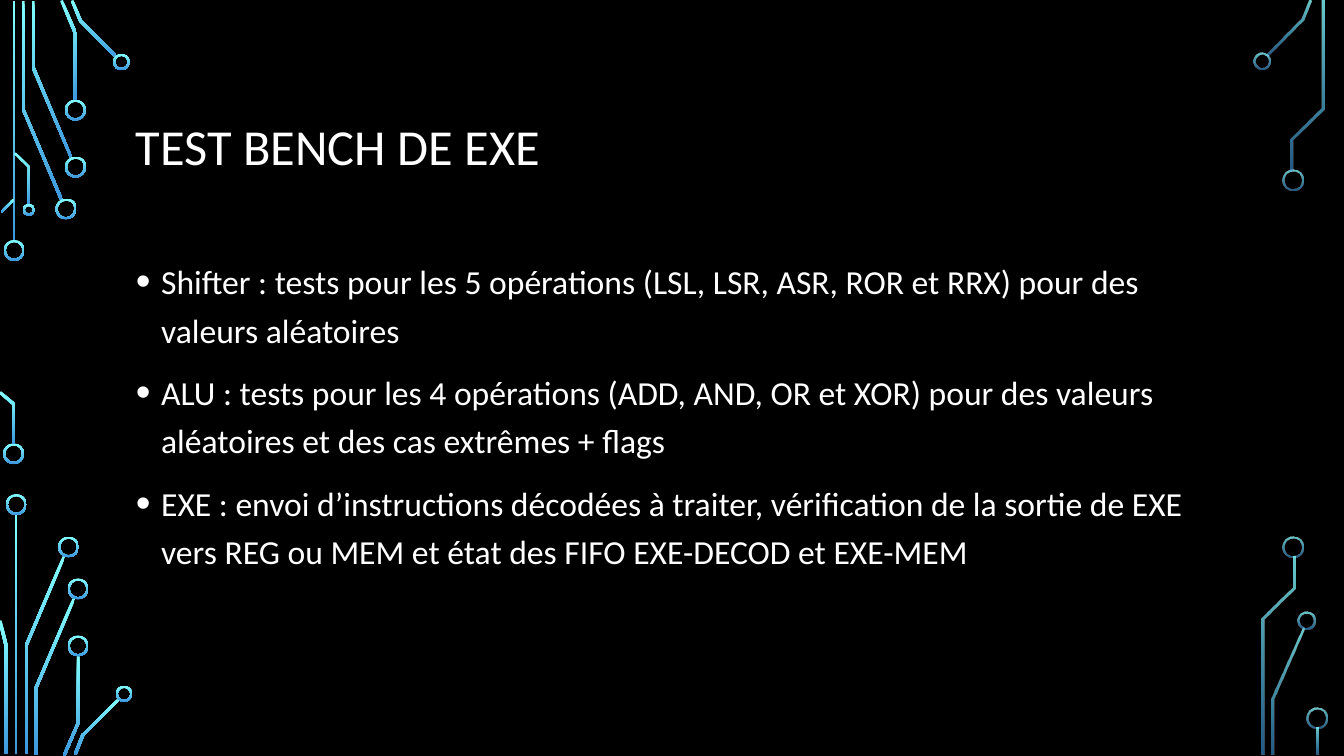
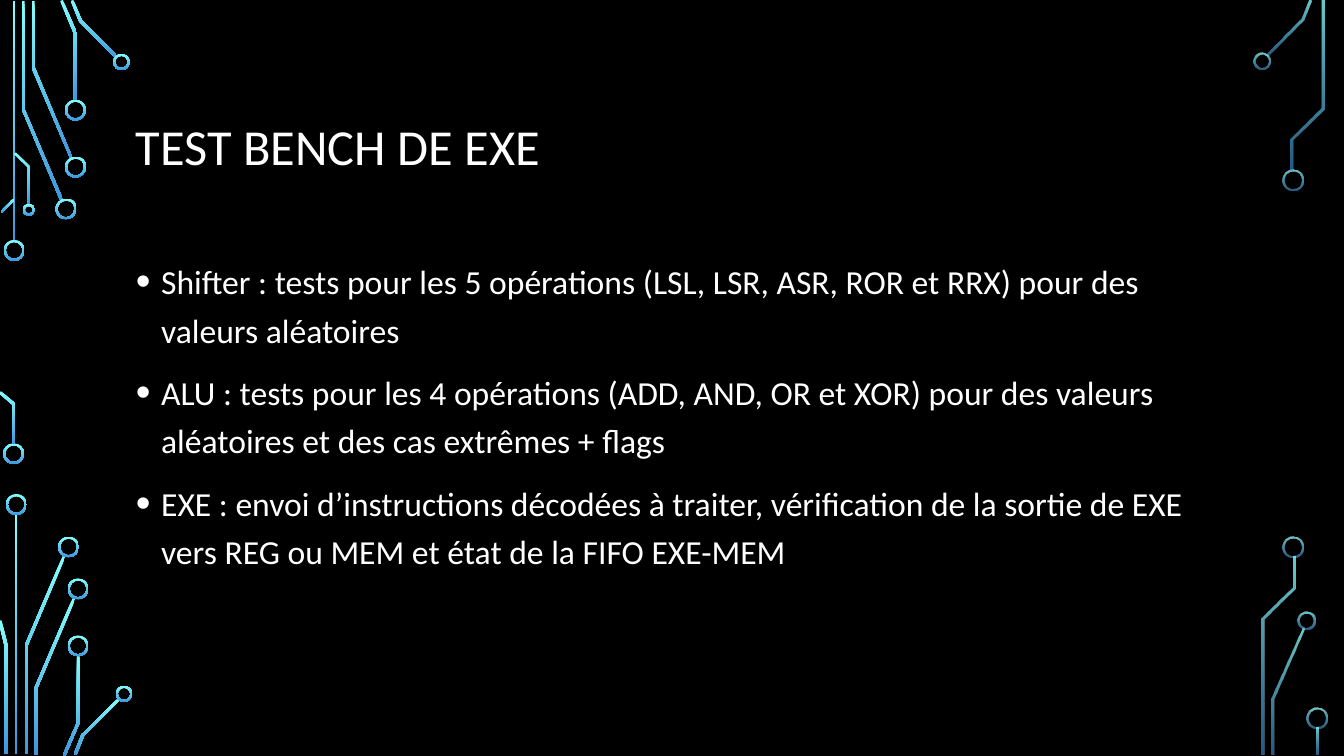
Before and after one commit to Nova-Aegis/VLSI-arm_cpu-project, a slide deck: slide 7 of rapport/VLSI-project-pres.pptx. Drawn at 1344x756 pixels with LibreOffice and Linux fonts; fonts in the diff are those of the drawing; background and template pictures are left out. Boxes give left, top, right and bottom in pixels: in the first picture for what was removed or moved away, otherwise in the second. Text is boxed around its words. In the diff, an @@ line names an element or a change of style, - is before the commit and + after.

```diff
--- a/rapport/VLSI-project-pres.pptx
+++ b/rapport/VLSI-project-pres.pptx
@@ text at [161, 492, 1182, 565]: text changed @@
-• EXE : envoi d’instructions décodées à traiter, vérification de la sortie de EXE vers REG ou MEM et état des FIFO EXE-DECOD et EXE-MEM
+• EXE : envoi d’instructions décodées à traiter, vérification de la sortie de EXE vers REG ou MEM et état de la FIFO EXE-MEM
```
Also in this commit, not shown: 6 other slides changed, 1 slide added, 3 other files.
